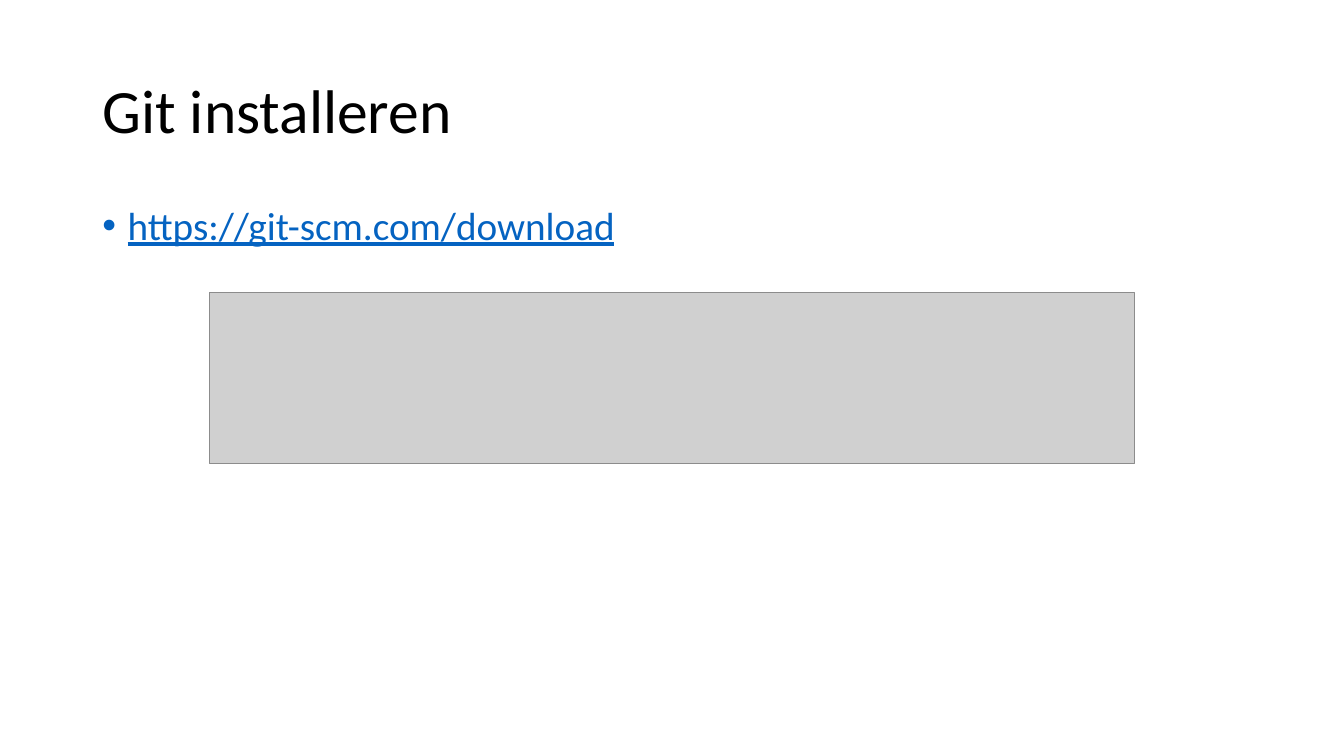
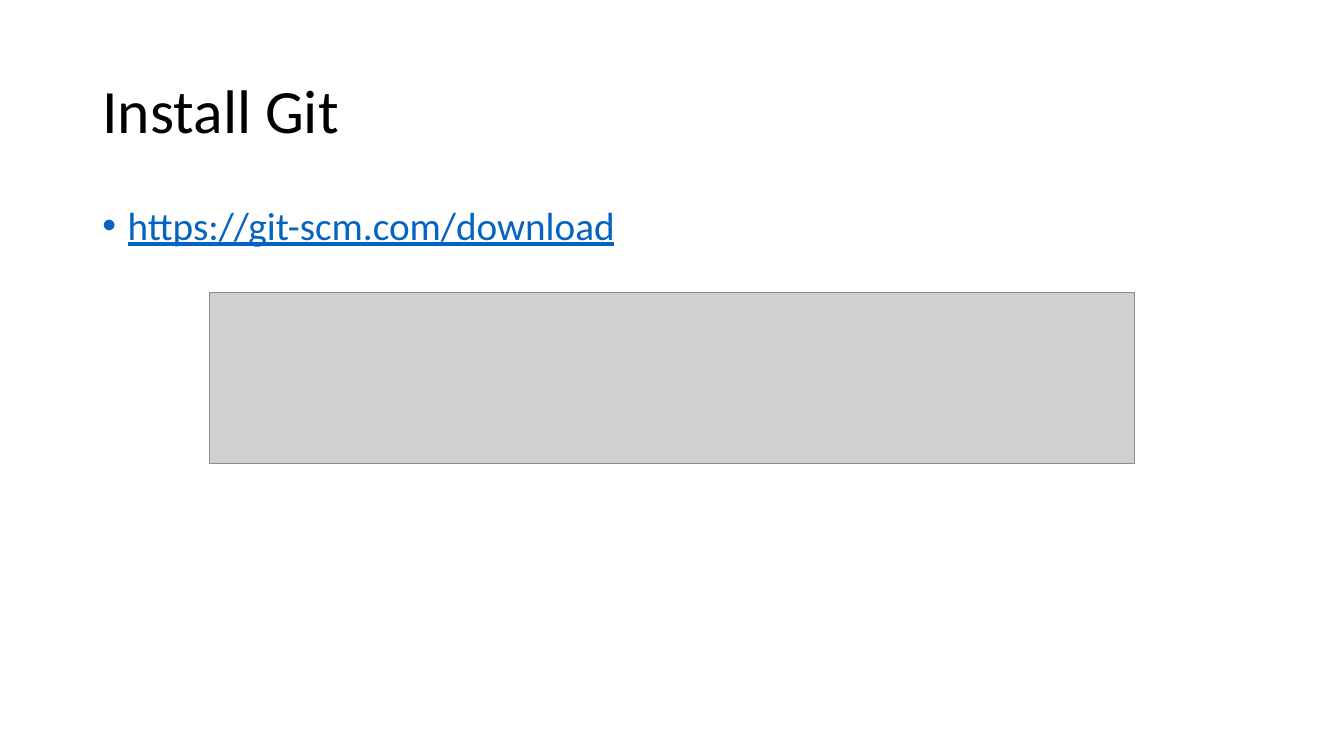
Before and after one commit to tomovermeers/MyFirstGitProject, a slide deck: slide 9 of GIT.pptx. Drawn at 1344x756 pixels with LibreOffice and Linux fonts; fonts in the diff are those of the drawing; grey boxes stand for pictures. Boxes give left, top, right and bottom in pixels: in the first picture for what was removed or moved away, otherwise in the second. Text is boxed around its words. In the diff, an @@ line names an element or a change of style, - is before the commit and + after.

```diff
--- a/GIT.pptx
+++ b/GIT.pptx
@@ title at <box>102,90,338,134</box>: text changed @@
-Git installeren
+Install Git
```
Also in this commit, not shown: 10 other slides changed, 3 slides added, 1 other file.
